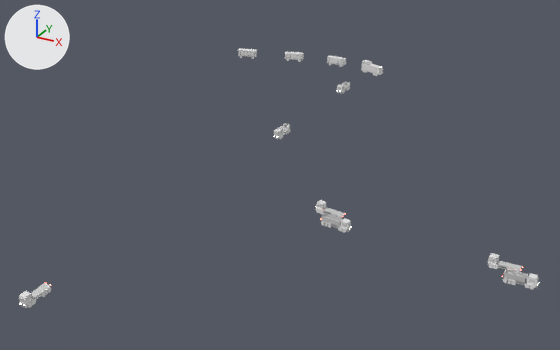
Before and after pictures for a commit that changed the FBX model Assets/Art/KayseriIsland/Models/Coal/Phase1/Vehicles_P1.fbx.
Both versions are drawn from a 50 mm camera at (120.0, -171.0, 104.0) aimed at (14.0, 22.0, 8.0). The axes (+X, +Y, +Z) are drawn at upper left. The lights are the same throughout. The picture after the commit comes second.

Script lines for the objects in view, before the commit:
```python
ob_truck_road_cargo0 = bpy.data.objects.new('truck_road_cargo0', me_v_cargo_001)
ob_truck_road_cargo0.location = (87.8, 2.6, 5.3)
ob_truck_road_cargo0.rotation_euler = (0.0, -0.00111, -3.142)  # degrees (0, -0.1, -180)
ob_truck_road_cargo0.scale = (0.62, 0.62, 0.62)
ob_truck_road_cargo1 = bpy.data.objects.new('truck_road_cargo1', me_v_cargo_002)
ob_truck_road_cargo1.location = (39.8, 2.6, 8.8)
ob_truck_road_cargo1.rotation_euler = (0.0, -0.0956, -3.142)  # degrees (0, -5.5, -180)
ob_truck_road_cargo1.scale = (0.62, 0.62, 0.62)
ob_truck_road_cargo2 = bpy.data.objects.new('truck_road_cargo2', me_v_cargo2_001)
ob_truck_road_cargo2.location = (-2.6, -64.4, 6.3)
ob_truck_road_cargo2.rotation_euler = (0.0, 0.0913, -1.571)  # degrees (0, 5.2, -90)
ob_truck_road_cargo2.scale = (0.62, 0.62, 0.62)
ob_truck_road_ore0 = bpy.data.objects.new('truck_road_ore0', me_v_ore_001)
ob_truck_road_ore0.location = (2.6, 92.8, 13.3)
ob_truck_road_ore0.rotation_euler = (0.0, 0.0, -1.571)  # degrees (0, 0, -90)
ob_truck_road_ore0.scale = (0.62, 0.62, 0.62)
ob_truck_road_ore2 = bpy.data.objects.new('truck_road_ore2', me_v_ore2_001)
ob_truck_road_ore2.location = (44.3, -2.6, 8.3)
ob_truck_road_ore2.rotation_euler = (0.0, 0.102, 0.0)  # degrees (0, 5.8, 0)
ob_truck_road_ore2.scale = (0.62, 0.62, 0.62)
ob_truck_road_ore3 = bpy.data.objects.new('truck_road_ore3', me_v_ore2_002)
ob_truck_road_ore3.location = (93.1, -2.6, 5.3)
ob_truck_road_ore3.scale = (0.62, 0.62, 0.62)
ob_wagon_001 = bpy.data.objects.new('wagon.001', me_wagon_src_002)
ob_wagon_001.location = (-33.0, 120.0, 14.1)
ob_wagon_001.rotation_euler = (0.0, 0.0, 0.243)  # degrees (0, 0, 14)
ob_wagon_001.scale = (0.76, 0.76, 0.76)
ob_wagon_002 = bpy.data.objects.new('wagon.002', me_wagon_src_003)
ob_wagon_002.location = (-52.7, 113.4, 14.4)
ob_wagon_002.rotation_euler = (0.0, 0.0455, 0.39)  # degrees (0, 2.6, 22)
ob_wagon_002.scale = (0.76, 0.76, 0.76)
```
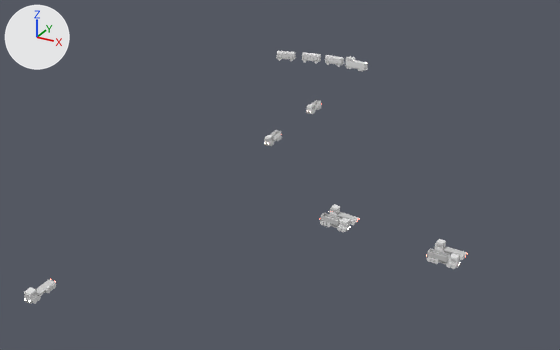
What differs and where, as boxes (x1, y1, x2, y2) in the pictures (560 x 350 px):
'truck_road_ore3', moved, turned
    before: (502, 269, 539, 290)
    after: (426, 248, 460, 269)
'truck_road_cargo0', moved, turned
    before: (487, 253, 523, 272)
    after: (434, 239, 468, 260)
'truck_road_cargo2', moved
    before: (19, 283, 51, 308)
    after: (24, 279, 56, 304)
'train', moved, turned
    before: (361, 60, 383, 76)
    after: (345, 56, 368, 72)
'truck_road_ore2', moved
    before: (320, 213, 351, 233)
    after: (319, 213, 350, 232)
'truck_road_cargo1', moved, turned
    before: (315, 200, 345, 218)
    after: (329, 204, 360, 225)
'wagon.002', moved
    before: (238, 48, 257, 59)
    after: (276, 51, 296, 61)
'wagon.001', moved
    before: (285, 52, 304, 62)
    after: (302, 53, 321, 64)
'truck_road_ore1', moved
    before: (274, 124, 290, 139)
    after: (264, 130, 282, 146)
'truck_road_ore0', moved, turned
    before: (336, 82, 350, 94)
    after: (306, 100, 322, 114)
'wagon', moved
    before: (327, 56, 346, 67)
    after: (325, 55, 344, 67)

Diff of the bpy script that builds the scene:
```diff
--- a/Assets/Art/KayseriIsland/Models/Coal/Phase1/Vehicles_P1.fbx.py
+++ b/Assets/Art/KayseriIsland/Models/Coal/Phase1/Vehicles_P1.fbx.py
@@ ob_truck_road_ore0 @@
 ob_truck_road_ore0 = bpy.data.objects.new('truck_road_ore0', me_v_ore_001)
-ob_truck_road_ore0.location = (2.6, 92.8, 13.3)
-ob_truck_road_ore0.rotation_euler = (0.0, 0.0, -1.571)  # degrees (0, 0, -90)
+ob_truck_road_ore0.location = (2.6, 67.6, 12.9)
+ob_truck_road_ore0.rotation_euler = (0.0, 0.0493, -1.571)  # degrees (0, 2.8, -90)
 ob_truck_road_ore0.scale = (0.62, 0.62, 0.62)
@@ ob_wagon @@
 ob_wagon = bpy.data.objects.new('wagon', me_wagon_src_001)
-ob_wagon.location = (-13.7, 121.9, 14.1)
+ob_wagon.location = (-14.7, 121.9, 14.1)
 ob_wagon.rotation_euler = (0.0, 0.0, -0.083)  # degrees (0, 0, -4.8)
@@ ob_truck_road_cargo0 @@
 ob_truck_road_cargo0 = bpy.data.objects.new('truck_road_cargo0', me_v_cargo_001)
-ob_truck_road_cargo0.location = (87.8, 2.6, 5.3)
-ob_truck_road_cargo0.rotation_euler = (0.0, -0.00111, -3.142)  # degrees (0, -0.1, -180)
+ob_truck_road_cargo0.location = (73.9, 2.6, 5.6)
+ob_truck_road_cargo0.rotation_euler = (0.0, -0.0495, -3.142)  # degrees (0, -2.8, -180)
 ob_truck_road_cargo0.scale = (0.62, 0.62, 0.62)
@@ ob_wagon_002 @@
 ob_wagon_002 = bpy.data.objects.new('wagon.002', me_wagon_src_003)
-ob_wagon_002.location = (-52.7, 113.4, 14.4)
+ob_wagon_002.location = (-36.5, 119.0, 14.1)
 ob_wagon_002.rotation_euler = (0.0, 0.0455, 0.39)  # degrees (0, 2.6, 22)
@@ ob_truck_road_ore3 @@
 ob_truck_road_ore3 = bpy.data.objects.new('truck_road_ore3', me_v_ore2_002)
-ob_truck_road_ore3.location = (93.1, -2.6, 5.3)
+ob_truck_road_ore3.location = (73.9, -2.6, 5.6)
+ob_truck_road_ore3.rotation_euler = (0.0, 0.0488, 0.0)  # degrees (0, 2.8, 0)
 ob_truck_road_ore3.scale = (0.62, 0.62, 0.62)
@@ ob_truck_road_cargo1 @@
 ob_truck_road_cargo1 = bpy.data.objects.new('truck_road_cargo1', me_v_cargo_002)
-ob_truck_road_cargo1.location = (39.8, 2.6, 8.8)
-ob_truck_road_cargo1.rotation_euler = (0.0, -0.0956, -3.142)  # degrees (0, -5.5, -180)
+ob_truck_road_cargo1.location = (44.0, 2.6, 8.3)
+ob_truck_road_cargo1.rotation_euler = (0.0, -0.102, -3.142)  # degrees (0, -5.8, -180)
 ob_truck_road_cargo1.scale = (0.62, 0.62, 0.62)
@@ ob_truck_road_cargo2 @@
 ob_truck_road_cargo2 = bpy.data.objects.new('truck_road_cargo2', me_v_cargo2_001)
-ob_truck_road_cargo2.location = (-2.6, -64.4, 6.3)
+ob_truck_road_cargo2.location = (-2.6, -62.8, 6.5)
 ob_truck_road_cargo2.rotation_euler = (0.0, 0.0913, -1.571)  # degrees (0, 5.2, -90)
@@ ob_train @@
 ob_train = bpy.data.objects.new('train', me_loco_src_001)
-ob_train.location = (4.0, 118.0, 14.1)
-ob_train.rotation_euler = (0.0, 0.0, -0.353)  # degrees (0, 0, -20)
+ob_train.location = (-4.0, 120.3, 14.1)
+ob_train.rotation_euler = (0.0, 0.0, -0.225)  # degrees (0, 0, -13)
 ob_train.scale = (0.72, 0.72, 0.72)
@@ ob_truck_road_ore2 @@
 ob_truck_road_ore2 = bpy.data.objects.new('truck_road_ore2', me_v_ore2_001)
-ob_truck_road_ore2.location = (44.3, -2.6, 8.3)
+ob_truck_road_ore2.location = (44.0, -2.6, 8.3)
 ob_truck_road_ore2.rotation_euler = (0.0, 0.102, 0.0)  # degrees (0, 5.8, 0)
@@ ob_truck_road_ore1 @@
 ob_truck_road_ore1 = bpy.data.objects.new('truck_road_ore1', me_v_ore_002)
-ob_truck_road_ore1.location = (2.6, 43.7, 11.5)
+ob_truck_road_ore1.location = (2.6, 37.5, 11.1)
 ob_truck_road_ore1.rotation_euler = (0.0, 0.0609, -1.571)  # degrees (0, 3.5, -90)
@@ ob_wagon_001 @@
 ob_wagon_001 = bpy.data.objects.new('wagon.001', me_wagon_src_002)
-ob_wagon_001.location = (-33.0, 120.0, 14.1)
+ob_wagon_001.location = (-25.5, 121.5, 14.1)
 ob_wagon_001.rotation_euler = (0.0, 0.0, 0.243)  # degrees (0, 0, 14)
```
